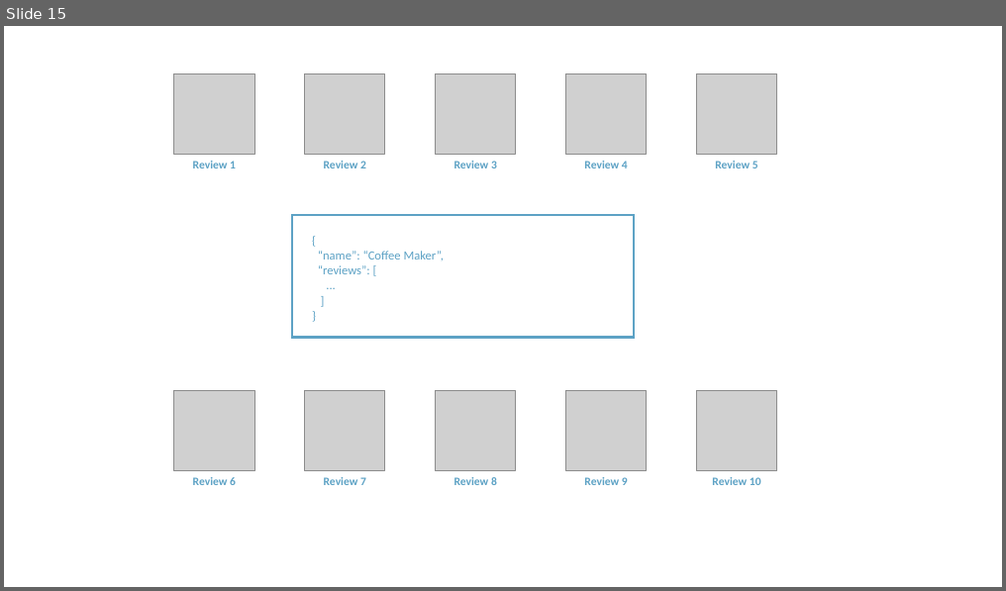
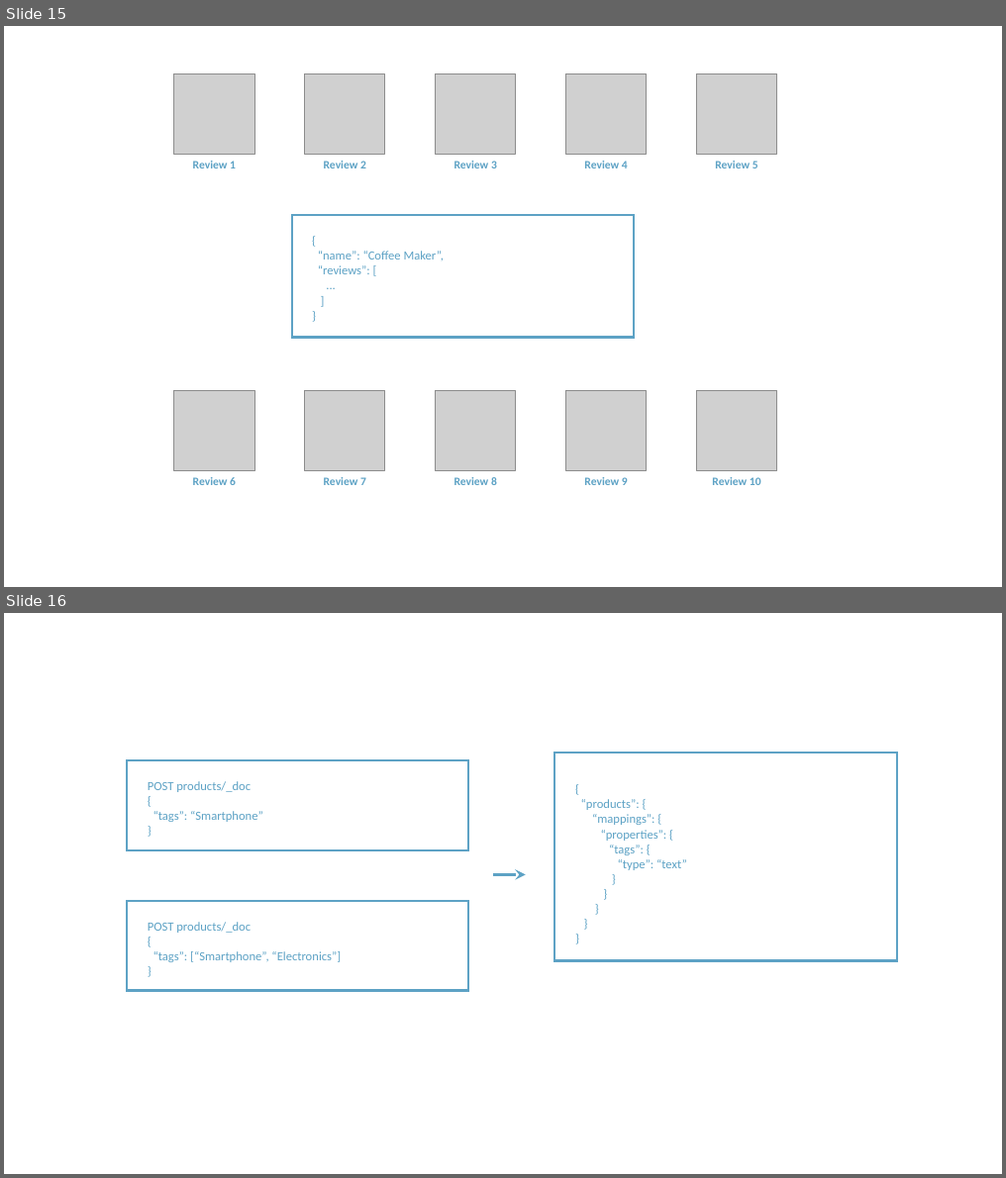
Before and after one commit to rudaks-han/book-summary, a slide deck: complete-guide-to-elasticsearch/프레젠테이션1.pptx. Shown one above the other, each under a label of ours: slide 15 before the commit, slides 15 and 16 after it. The pictures are 1006x591 and 1006x1178 pixels, drawn with LibreOffice and Linux fonts; fonts in the diff are those of the drawing; grey boxes stand for pictures. Boxes give left, top, right and bottom in pixels: in the first picture for what was removed or moved away, otherwise in the second. Text is boxed around its words. In the diff, an @@ line names an element or a change of style, - is before the commit and + after.

```diff
--- a/complete-guide-to-elasticsearch/프레젠테이션1.pptx
+++ b/complete-guide-to-elasticsearch/프레젠테이션1.pptx
@@ slide 16 added at (4,613,1002,1174), background #FFFFFF @@
@@ rectangle added at (127,761,469,851), outline #5DA2C5 2 pt @@
@@ rectangle added at (555,753,897,961), outline #5DA2C5 2 pt @@
@@ text added at (148,781,263,822), 12 pt, text #5DA2C5 @@
+POST products/_doc
+{
+“tags”: “Smartphone”
+}
@@ text added at (581,799,687,870), 12 pt, text #5DA2C5 @@
+{
+“products”: {
+“mappings”: {
+“properties”: {
+“tags”: {
+“type”: “text”
+}
+}
+}
+}
+}
@@ arrow added from (493, 875) to (526, 875), #5DA2C5 2 pt @@
@@ rectangle added at (127,901,469,991), outline #5DA2C5 2 pt @@
@@ text added at (148,922,341,962), 12 pt, text #5DA2C5 @@
+POST products/_doc
+{
+“tags”: [“Smartphone”, “Electronics”]
+}
```
Also in this commit, not shown: 5 other files.
